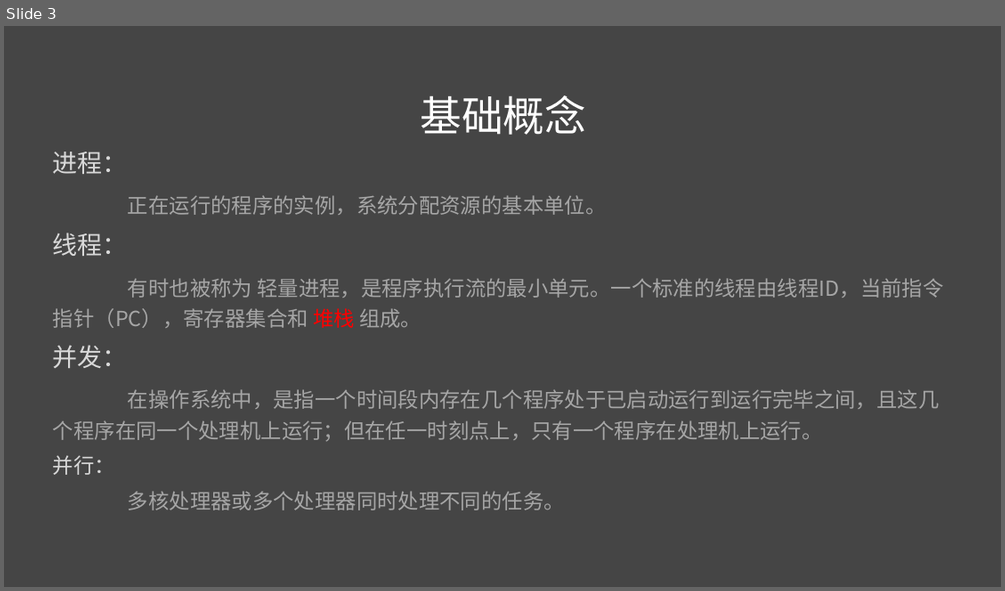
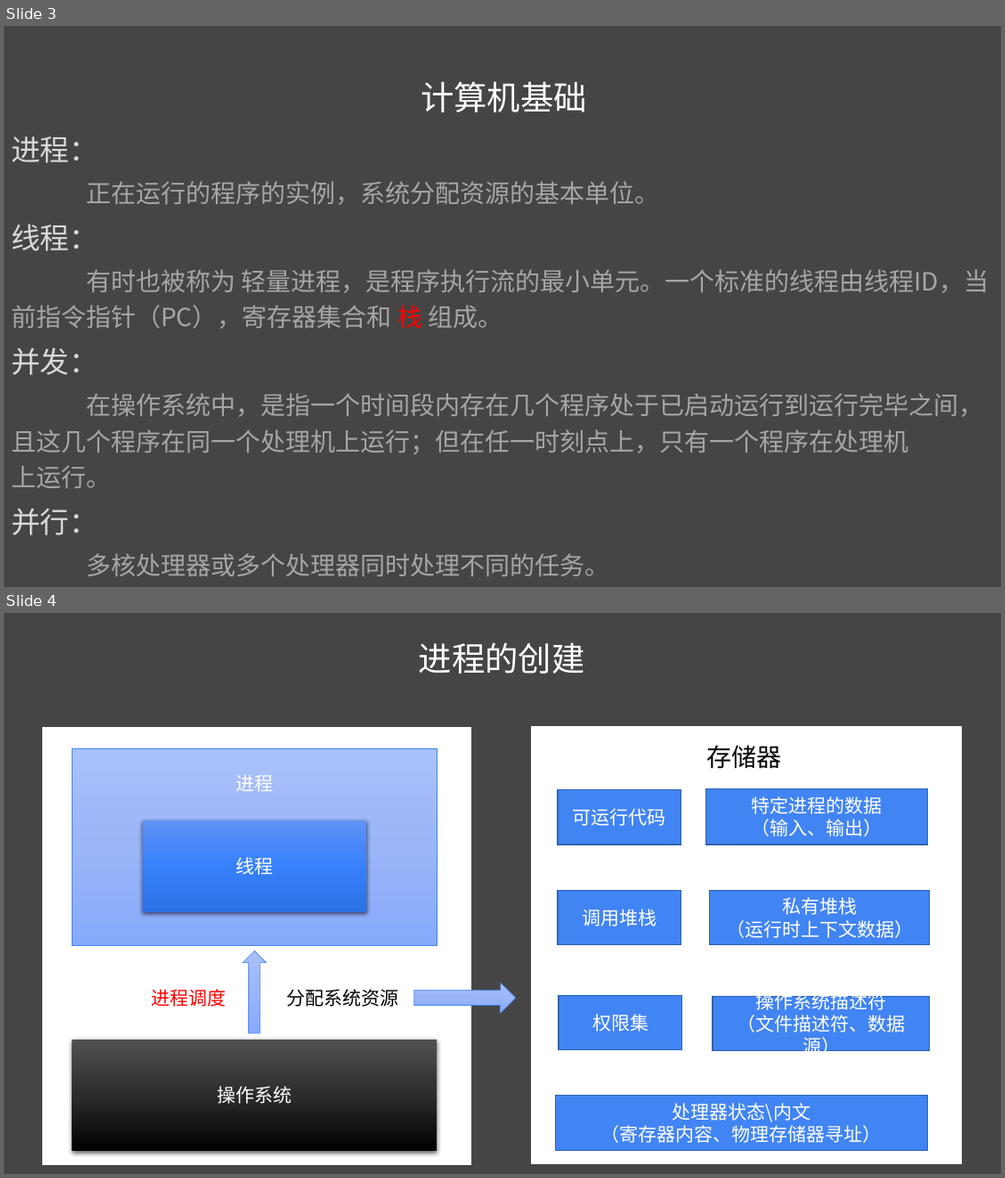
Before and after one commit to liuweiGL/share, a slide deck: ppt/JavaScript基础二.pptx. Shown one above the other, each under a label of ours: slide 3 before the commit, slides 3 and 4 after it. The pictures are 1005x591 and 1005x1178 pixels, drawn with LibreOffice and Linux fonts; fonts in the diff are those of the drawing. Boxes give left, top, right and bottom in pixels: in the first picture for what was removed or moved away, otherwise in the second. Text is boxed around its words. In the diff, an @@ line names an element or a change of style, - is before the commit and + after.

```diff
--- a/ppt/JavaScript基础二.pptx
+++ b/ppt/JavaScript基础二.pptx
@@ slide 4 added at <box>4,613,1001,1174</box>, background #454545 @@
@@ text added at <box>419,642,585,674</box>, 32 pt, text #FFFFFF @@
+进程的创建
@@ rectangle added at <box>43,728,470,1165</box>, fill #FFFFFF, outline #FFFFFF 1 pt @@
@@ rectangle added at <box>532,727,962,1164</box>, fill #FFFFFF, outline #FFFFFF 1 pt, 18 pt, text #FFFFFF @@
+空
@@ text added at <box>706,745,781,769</box>, 24 pt, text #000000 @@
+存储器
@@ rectangle added at <box>72,748,437,944</box>, fill gradient #AAC1FB to #9BB5F9 to #88AAFC, outline #4184F3 0.5 pt @@
@@ text added at <box>235,775,273,792</box>, 18 pt, text #FFFFFF @@
+进程
@@ rectangle added at <box>558,789,680,844</box>, fill #4184F3, outline #3062B4 1 pt, 18 pt, text #FFFFFF @@
+可运行代码
@@ rectangle added at <box>706,788,928,844</box>, fill #4184F3, outline #3062B4 1 pt, 18 pt, text #FFFFFF @@
+特定进程的数据
+（输入、输出）
@@ rectangle added at <box>142,820,366,912</box>, fill gradient #6092F7 to #3882FC to #2D72E5, 18 pt, text #FFFFFF @@
+线程
@@ rectangle added at <box>558,890,680,944</box>, fill #4184F3, outline #3062B4 1 pt, 18 pt, text #FFFFFF @@
+调用堆栈
@@ rectangle added at <box>710,890,930,944</box>, fill #4184F3, outline #3062B4 1 pt, 18 pt, text #FFFFFF @@
+私有堆栈
+（运行时上下文数据）
@@ up arrow added at <box>243,951,266,1033</box>, fill gradient #AAC1FB to #9BB5F9 to #88AAFC, outline #4184F3 0.5 pt @@
@@ right arrow added at <box>414,983,517,1013</box>, fill gradient #AAC1FB to #9BB5F9 to #88AAFC, outline #4184F3 0.5 pt @@
@@ text added at <box>151,989,226,1006</box>, 18 pt, text #FF0000 @@
+进程调度
@@ text added at <box>286,989,398,1006</box>, 18 pt, text #000000 @@
+分配系统资源
@@ rectangle added at <box>558,995,682,1050</box>, fill #4184F3, outline #3062B4 1 pt, 18 pt, text #FFFFFF @@
+权限集
@@ rectangle added at <box>713,996,930,1051</box>, fill #4184F3, outline #3062B4 1 pt, 18 pt, text #FFFFFF @@
+操作系统描述符
+（文件描述符、数据源）
@@ rectangle added at <box>72,1039,437,1151</box>, fill gradient #515151 to #2E2E2E to #000000, 18 pt, text #FFFFFF @@
+操作系统
@@ rectangle added at <box>555,1095,928,1150</box>, fill #4184F3, outline #3062B4 1 pt, 18 pt, text #FFFFFF @@
+处理器状态\内文
+（寄存器内容、物理存储器寻址）
@@ slide 3 changed as well @@
@@ text at <box>421,81,587,112</box>: text changed; size 40 to 32 pt @@
-基础概念
+计算机基础
@@ text "进程：": place and size @@
-text "进程：" at <box>53,151,943,510</box>
+text "进程：" at <box>11,136,988,576</box>
@@ text at <box>11,136,659,576</box>: size 24 to 28 pt in "进程：", "线程：", "并发："; size 20 to 24 pt in "正在运行的程序的实例，系统分配资源的基本单位。", "多核处理器或多个处理器同时处理不同的任务。"; size 20 to 28 pt in "并行：" @@
@@ text at <box>11,269,988,329</box>: text changed; size 20 to 24 pt @@
-  有时也被称为 轻量进程，是程序执行流的最小单元。一个标准的线程由线程ID，当前指令指针（PC），寄存器集合和 堆栈 组成。
+  有时也被称为 轻量进程，是程序执行流的最小单元。一个标准的线程由线程ID，当 前指令指针（PC），寄存器集合和 栈 组成。
@@ text at <box>11,393,983,488</box>: text changed; size 20 to 24 pt @@
-  在操作系统中，是指一个时间段内存在几个程序处于已启动运行到运行完毕之间，且这几个程序在同一个处理机上运行；但在任一时刻点上，只有一个程序在处理机上运行。
+  在操作系统中，是指一个时间段内存在几个程序处于已启动运行到运行完毕之间， 且这几个程序在同一个处理机上运行；但在任一时刻点上，只有一个程序在处理机 上运行。
```
Also in this commit, not shown: 5 other slides changed, 5 other slides added.
